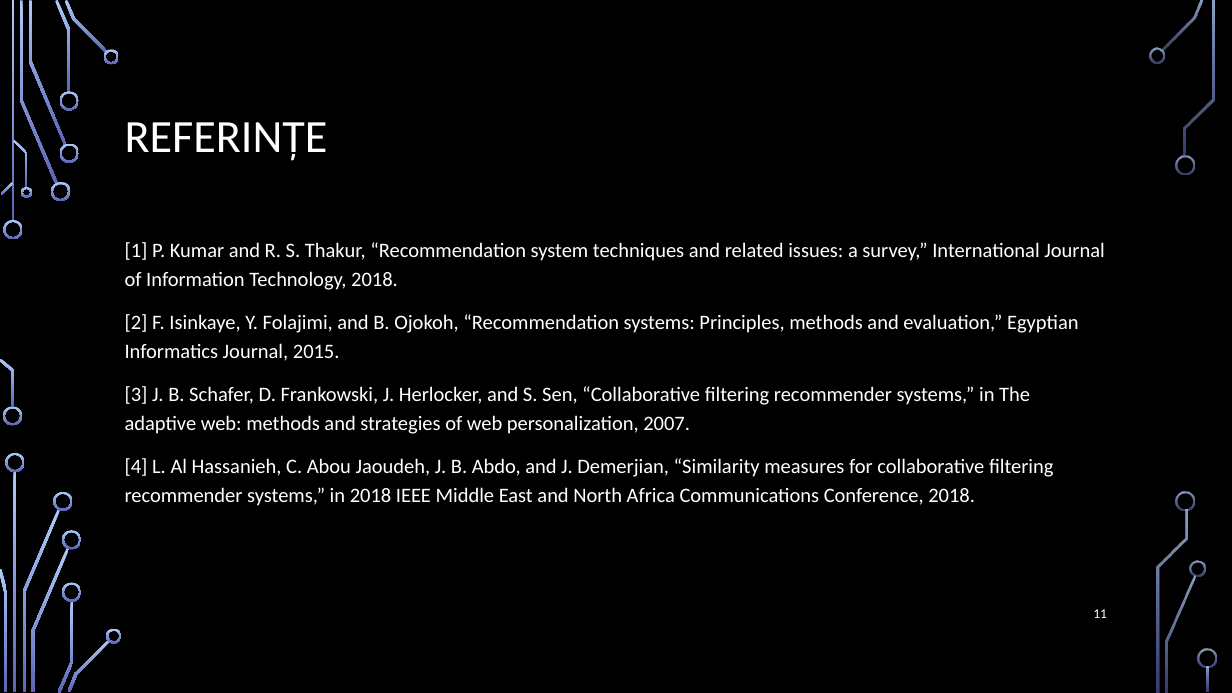
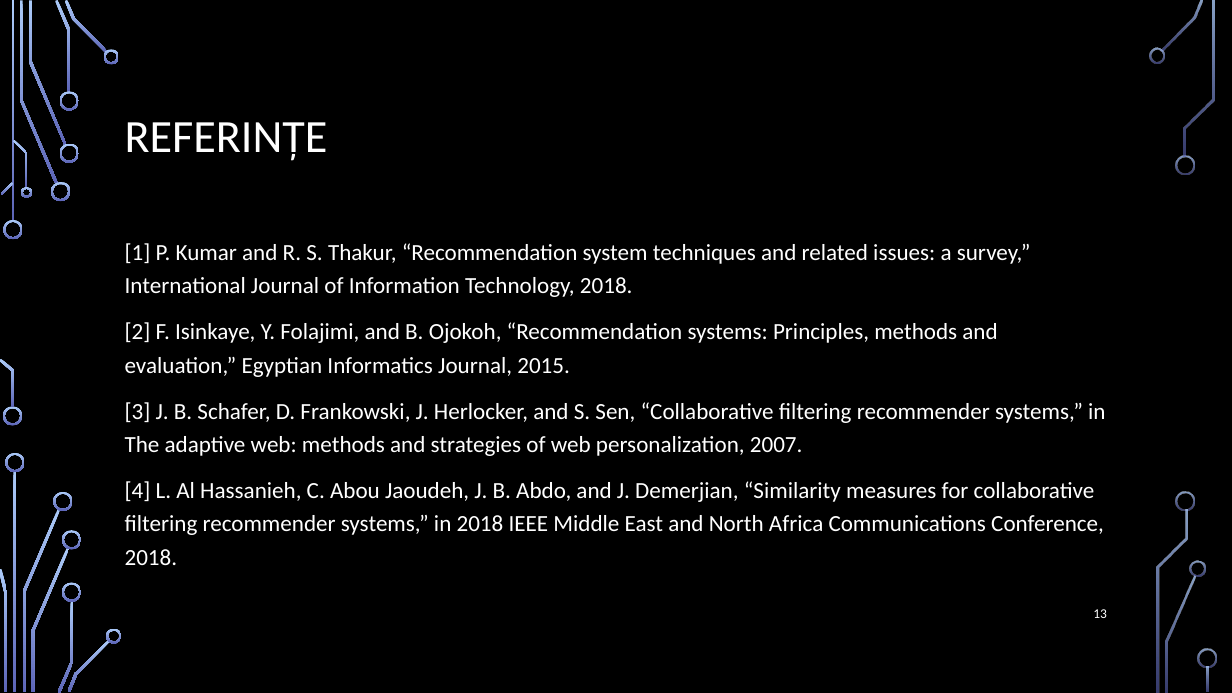
Before and after one commit to bucilamihai/Licenta, a slide deck: slide 13 of PrezentareLicenta.pptx (slide 11 before the commit). Drawn at 1232x693 pixels with LibreOffice and Linux fonts; fonts in the diff are those of the drawing; background and template pictures are left out. Boxes give left, top, right and bottom in pixels: in the first picture for what was removed or moved away, otherwise in the second. Text is boxed around its words. In the diff, an @@ line names an element or a change of style, - is before the commit and + after.

```diff
--- a/PrezentareLicenta.pptx
+++ b/PrezentareLicenta.pptx
@@ text "[1] P. Kumar and R. ..." at [125,243,1105,565]: size 16 to 18 pt @@
@@ page number at [1093,609,1107,618]: text changed @@
-11
+13
```
Also in this commit, not shown: 5 other slides changed, 5 slides added, 3 slides removed, 1 other file.
